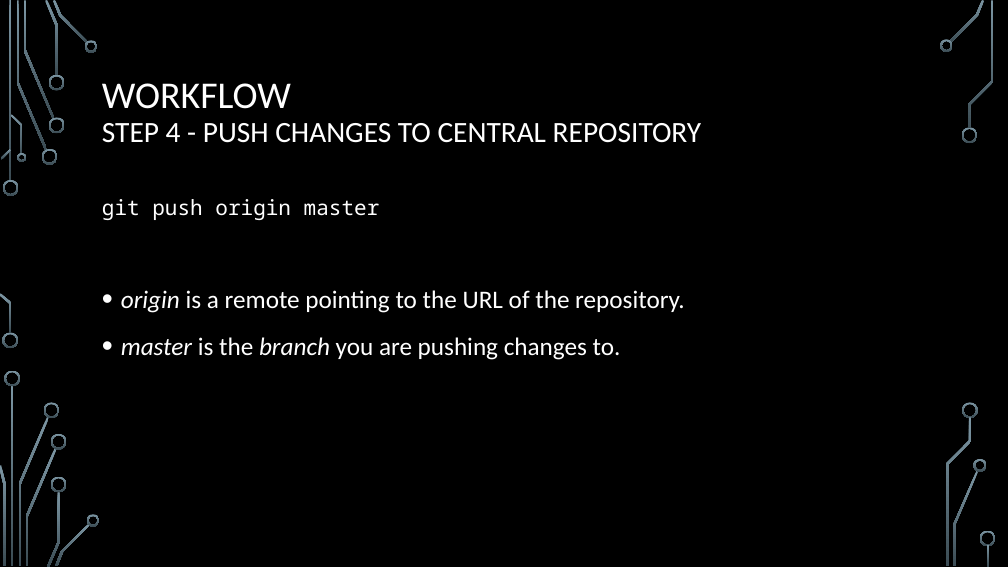
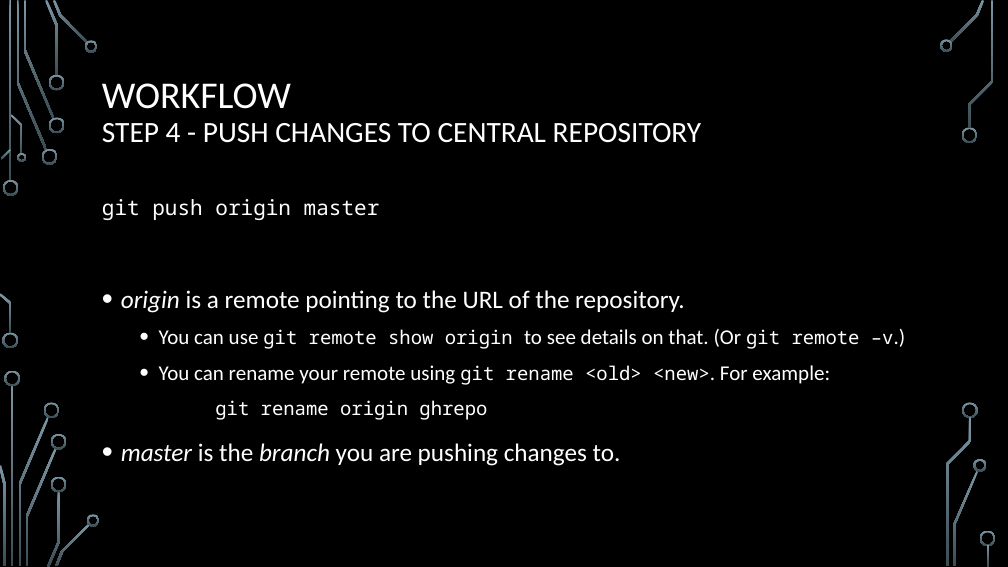
Before and after one commit to jamesche75/Linux-Boot-Camp, a slide deck: slide 9 of Modules/Module 3 - Introduction to Git and GitHub/Module 3 - Git and GitHub.pptx. Drawn at 1008x567 pixels with LibreOffice and Linux fonts; fonts in the diff are those of the drawing; background and template pictures are left out. Boxes give left, top, right and bottom in pixels: in the first picture for what was removed or moved away, otherwise in the second. Text is boxed around its words. In the diff, an @@ line names an element or a change of style, - is before the commit and + after.

```diff
--- a/Modules/Module 3 - Introduction to Git and GitHub/Module 3 - Git and GitHub.pptx
+++ b/Modules/Module 3 - Introduction to Git and GitHub/Module 3 - Git and GitHub.pptx
@@ text at [159, 329, 894, 420]: paragraphs added @@
+  • You can use git remote show origin to see details on that. (Or git remote –v.)
+  • You can rename your remote using git rename <old> <new>. For example:
+  git rename origin ghrepo
```
Also in this commit, not shown: 2 other files.
